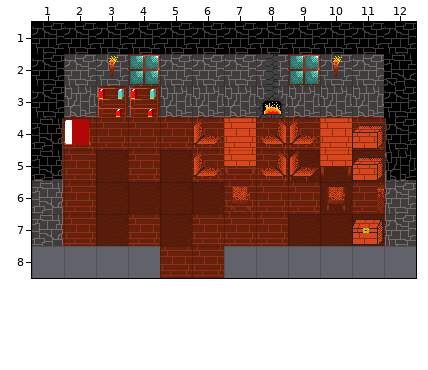
One commit to this Tiled map: thegamerpg/Assets/Maps/house2.tmx. Above is the file before it was changed.
Cells are 32x32 px. Shown: x 1..12, y 1..8.
And afterwards:
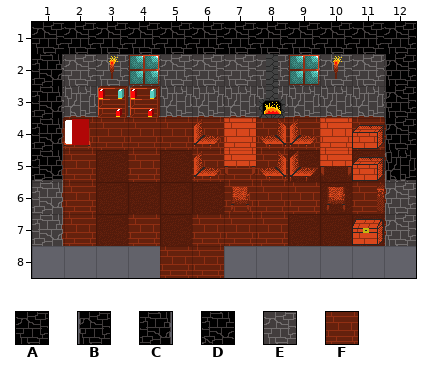
Key: from "Stonework3": A 0, B 1, C 4, D 15, E 19; from "indoor_floors": F 7.
_ is an empty cell.
Change:
Layer "Ground":
The author put tile E in row 2 at x 1; in row 3 at x 1 and 12.
Tile F becomes tile E in row 2 at x 12.
Layer "Walls":
Tile A becomes tile B in row 3 at x 12.
Tile D becomes tile B in row 2 at x 12.
Tile A becomes tile C in rows 2 to 3 at x 1.
